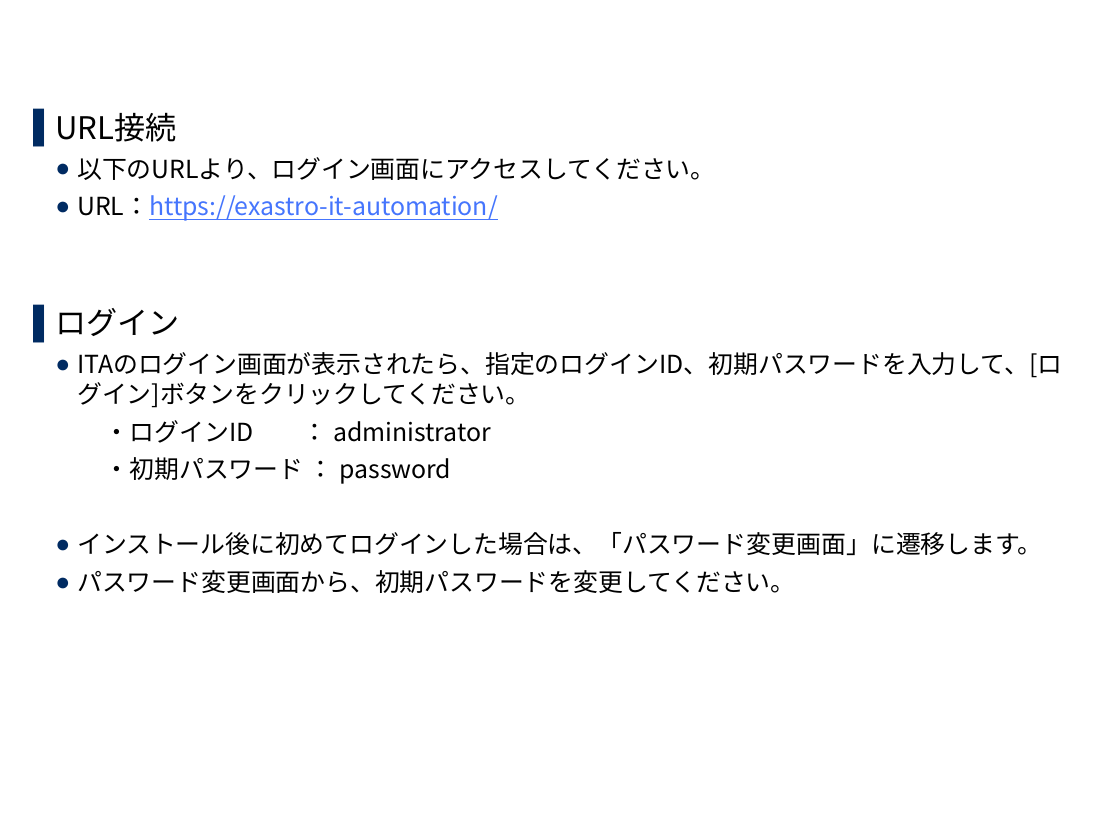
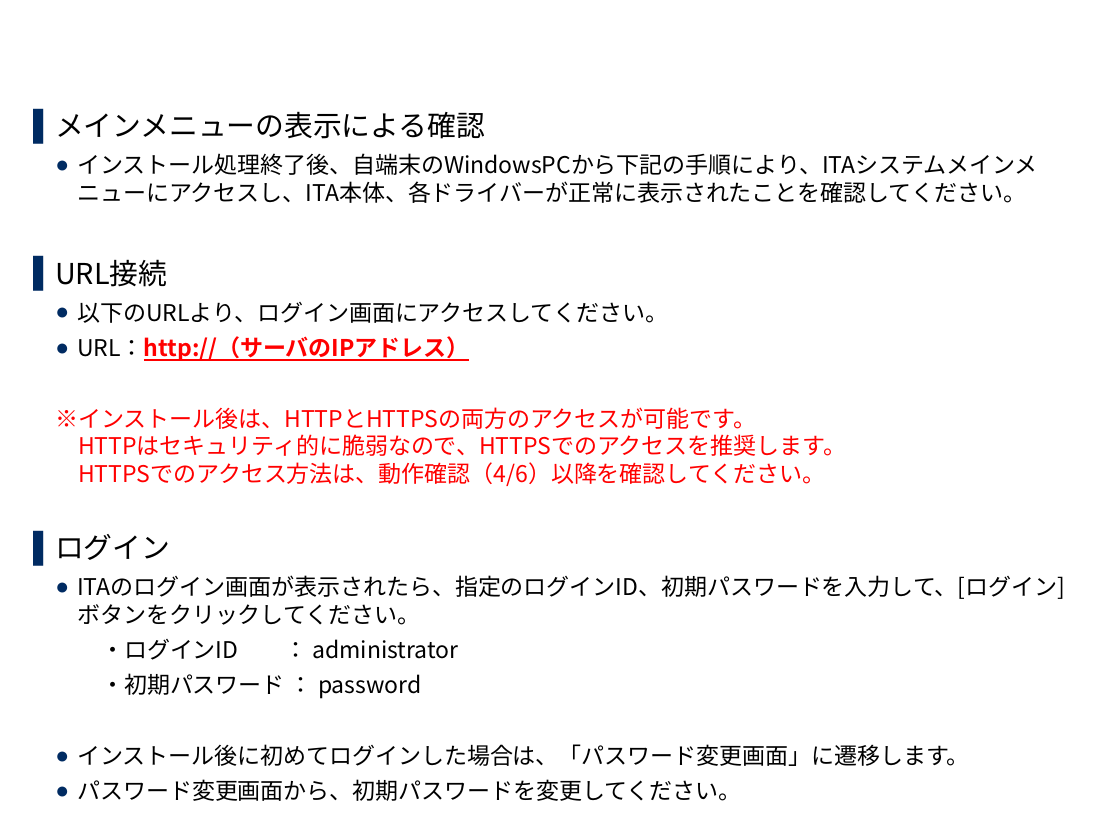
Before and after one commit to exastro-suite/it-automation-docs, a slide deck: slide 22 of asset/Learn_ja/ITA-offline-install_ja.pptx (slide 24 before the commit). Drawn at 1120x840 pixels with LibreOffice and Linux fonts; fonts in the diff are those of the drawing; background and template pictures are left out. Boxes give left, top, right and bottom in pixels: in the first picture for what was removed or moved away, otherwise in the second. Text is boxed around its words. In the diff, an @@ line names an element or a change of style, - is before the commit and + after.

```diff
--- a/asset/Learn_ja/ITA-offline-install_ja.pptx
+++ b/asset/Learn_ja/ITA-offline-install_ja.pptx
@@ text at [55, 111, 1038, 203]: paragraphs added @@
+▌ メインメニューの表示による確認
+  ● インストール処理終了後、自端末のWindowsPCから下記の手順により、ITAシステムメインメニューにアクセスし、ITA本体、各ドライバーが正常に表示されたことを確認してください。
@@ text at [55, 259, 1065, 801]: size 20 to 18.5 pt in "URL接続", "ログイン"; size 16 to 14.8 pt in "以下のURLより、ログイン画面にアクセスしてください。", "ITAのログイン画面が表示されたら、指定のログインID、初期パスワードを入力して、[ログイン]ボタンをクリックしてくださ ...", "・ログインID ： administrator", "・初期パスワード ： password" and 2 more places @@
@@ text at [55, 336, 846, 486]: text changed; size 16 to 14.8 pt; text colour #4575FD to #FF0000 @@
-  ● URL：https://exastro-it-automation/
+  ● URL：http://（サーバのIPアドレス）
+  ※インストール後は、HTTPとHTTPSの両方のアクセスが可能です。
+  HTTPはセキュリティ的に脆弱なので、HTTPSでのアクセスを推奨します。
+  HTTPSでのアクセス方法は、動作確認（4/6）以降を確認してください。
```
Also in this commit, not shown: 6 other slides changed, 2 slides added.
